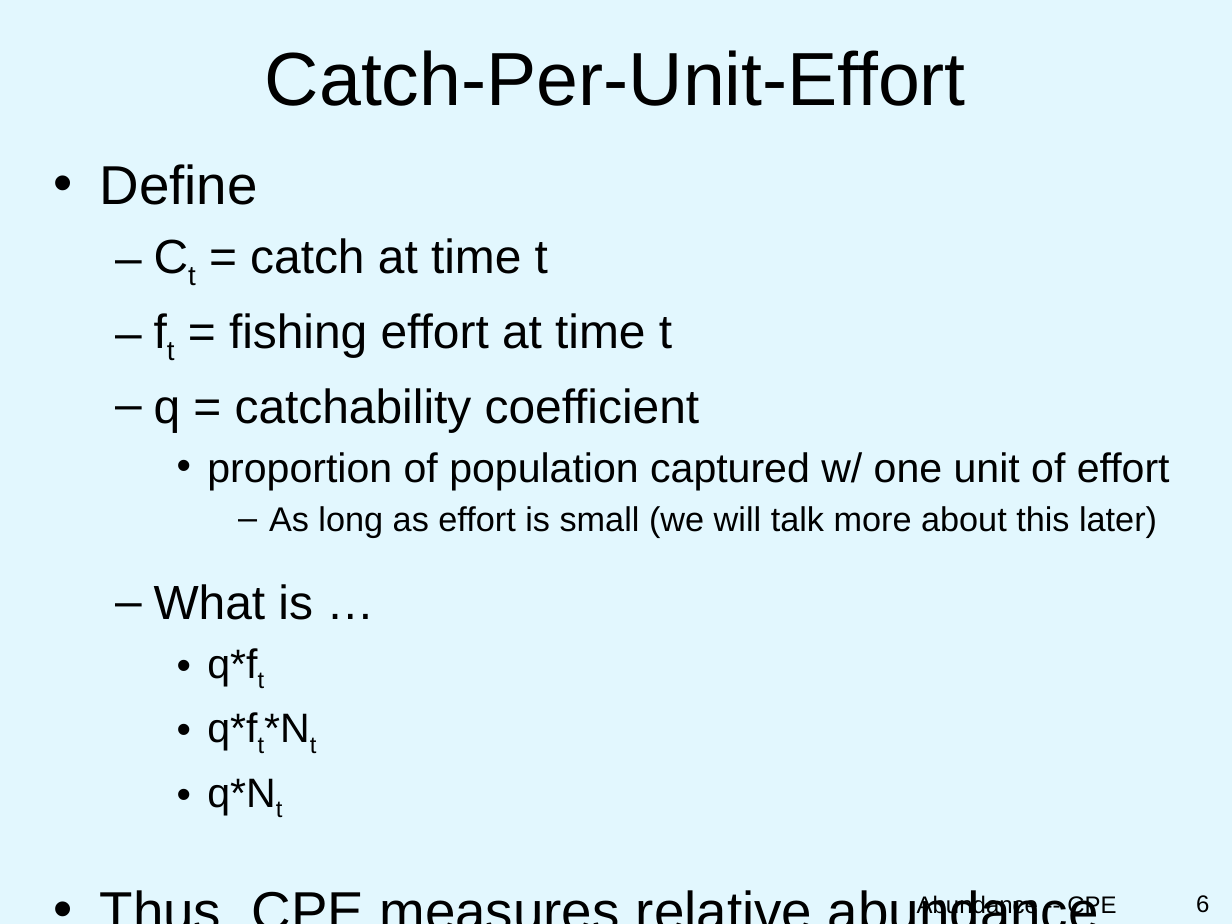
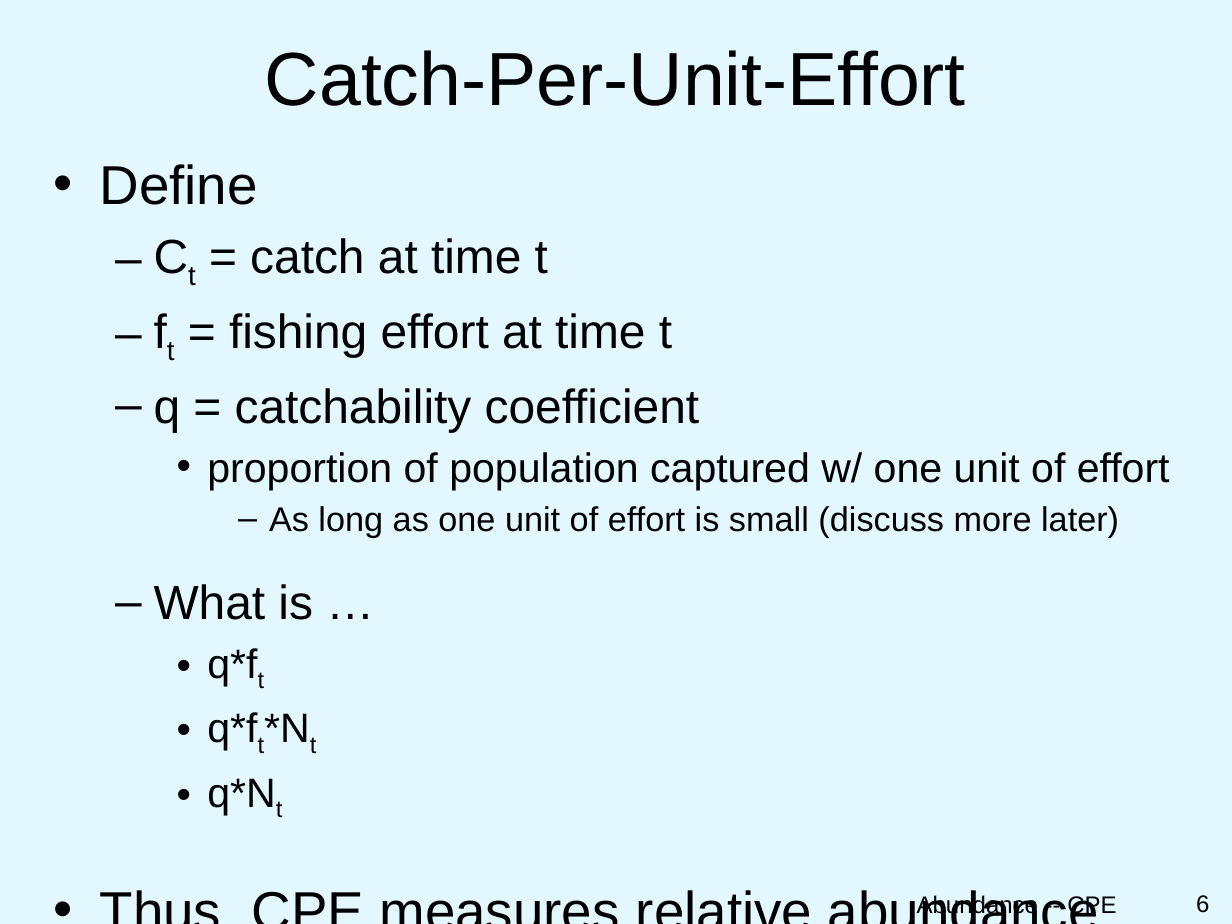
Before and after one commit to droglenc/NCNRS349, a slide deck: slide 6 of modules/PPT/CPUE.pptx. Drawn at 1232x924 pixels with LibreOffice and Linux fonts; fonts in the diff are those of the drawing; background and template pictures are left out. Boxes give left, top, right and bottom in pixels: in the first picture for what was removed or moved away, otherwise in the second. Text is boxed around its words. In the diff, an @@ line names an element or a change of style, - is before the commit and + after.

```diff
--- a/modules/PPT/CPUE.pptx
+++ b/modules/PPT/CPUE.pptx
@@ text at [269, 506, 1119, 537]: text changed @@
-      – As long as effort is small (we will talk more about this later)
+      – As long as one unit of effort is small (discuss more later)
```
Also in this commit, not shown: 1 other slide changed, 5 other files.
